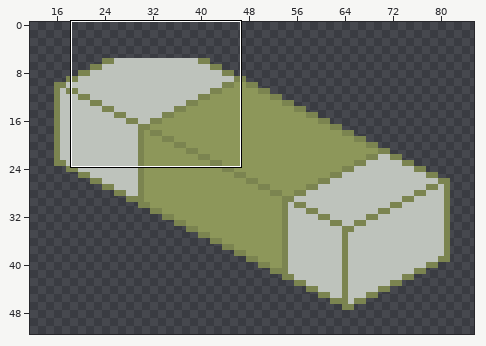
File history of a sprite sheet, Project/Desktop/Resources/Images/simplecapacitor.png. Above: a wide view before the commit, with the close-up outlined.
Close-up. First the earlier version:
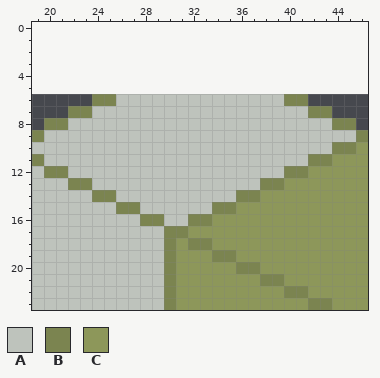
The file is 98x64 pixels. Shown: x 19..46, y 0..23. The old version is drawn lined up with the new one, on the new canvas. The wide view leaves out empty margins.
Palette (. is transparent): A #bec3bc  B #7b8450  C #8d975a
Pixels before, first column x 19:
 6 .....BBAAAAAAAAAAAAAABB.....
 7 ...BBAAAAAAAAAAAAAAAAAABB...
 8 .BBAAAAAAAAAAAAAAAAAAAAAABB.
 9 BAAAAAAAAAAAAAAAAAAAAAAAAAAB
10 AAAAAAAAAAAAAAAAAAAAAAAAABBC
11 BAAAAAAAAAAAAAAAAAAAAAABBCCC
12 ABBAAAAAAAAAAAAAAAAAABBCCCCC
13 AAABBAAAAAAAAAAAAAABBCCCCCCC
14 AAAAABBAAAAAAAAAABBCCCCCCCCC
15 AAAAAAABBAAAAAABBCCCCCCCCCCC
16 AAAAAAAAABBAABBCCCCCCCCCCCCC
17 AAAAAAAAAAABBCCCCCCCCCCCCCCC
18 AAAAAAAAAAABCBBCCCCCCCCCCCCC
19 AAAAAAAAAAABCCCBBCCCCCCCCCCC
20 AAAAAAAAAAABCCCCCBBCCCCCCCCC
21 AAAAAAAAAAABCCCCCCCBBCCCCCCC
22 AAAAAAAAAAABCCCCCCCCCBBCCCCC
23 AAAAAAAAAAABCCCCCCCCCCCBBCCC
After the commit:
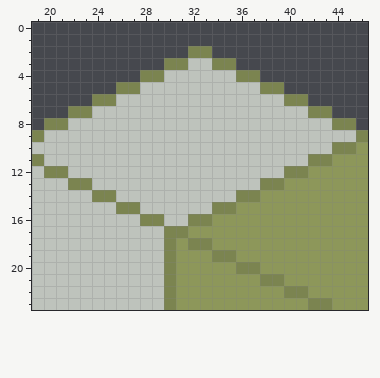
From old to new:
canvas 98x64 -> 98x55, the old top-left corner now at 0,6 (the part of the old canvas that was cut away was empty and is not shown)
y 2: x 32..33 .. -> BB
y 3: x 30..35 ...... -> BBAABB
y 4: x 28..37 .......... -> BBAAAAAABB
y 5: x 26..39 .............. -> BBAAAAAAAAAABB
Where, in picture pixels (left, top, right, bottom), the same in both close-ups:
added: (116, 46, 284, 94)
